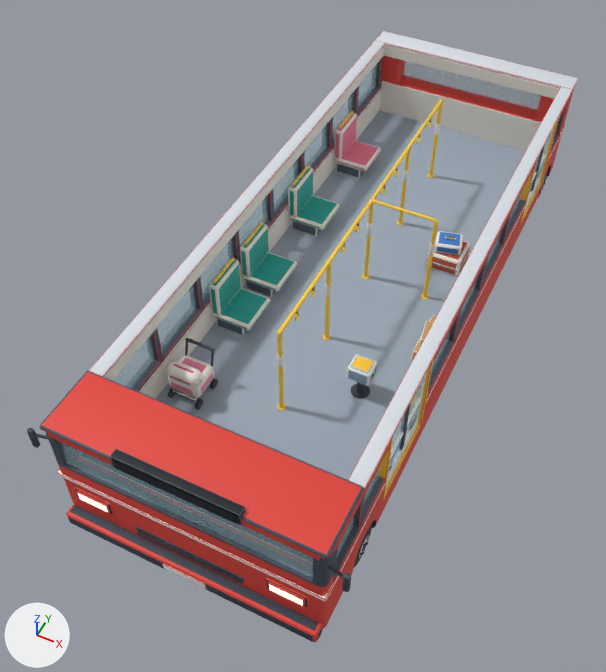
A saved change to the glTF model public/models/bus.glb.
Rendered twice from a 50 mm camera at (4.95, -13.15, 13.58) aimed at (-0.62, -2.0, -0.37). The axes (+X, +Y, +Z) are drawn at lower left. The lights are the same throughout. The picture after the commit comes second. Vertices at exactly the same position are counted once.

Objects in the first picture: 'bus_chassis', 'bus_far_upper', 'bus_interior', 'bus_lower', 'bus_near_upper', 'bus_nose_upper', 'bus_tail_upper', 'floor_surface', 'sign_front' and 6 more.
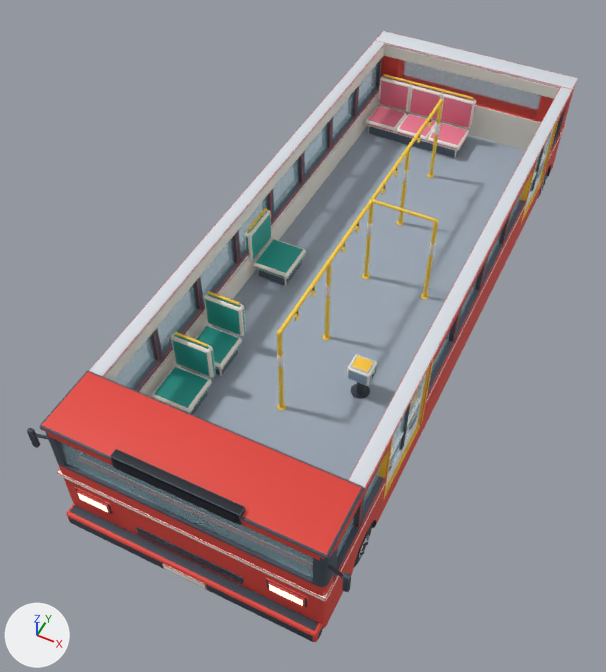
Boxes [x1, y1, x2, y2] around the edits, measured in the pictures (606 x 672 px; the box of a moved part takes in the faces that stretch with it):
'bus_interior', reshaped: before [79, 99, 471, 564]; after [79, 74, 476, 564]
part 1 of me_bus_interior, moved or reshaped: before [185, 338, 215, 351]; after [175, 332, 208, 347]
part 2 of me_bus_interior, moved or reshaped: before [213, 258, 235, 283]; after [207, 291, 240, 305]
part 3 of me_bus_interior, moved or reshaped: before [216, 318, 247, 335]; after [190, 390, 208, 415]
part 4 of me_bus_interior, moved or reshaped: before [214, 288, 270, 330]; after [151, 366, 212, 413]
part 5 of me_bus_interior, moved or reshaped: before [244, 222, 264, 246]; after [247, 208, 267, 231]
part 6 of me_bus_interior, moved or reshaped: before [246, 281, 276, 297]; after [215, 349, 238, 376]
part 7 of me_bus_interior, moved or reshaped: before [243, 252, 297, 291]; after [195, 325, 242, 370]
part 8 of me_bus_interior, moved or reshaped: before [292, 221, 321, 236]; after [258, 260, 302, 286]
part 9 of me_bus_interior, moved or reshaped: before [290, 196, 340, 230]; after [253, 239, 306, 279]
part 10 of me_bus_interior, moved or reshaped: before [240, 224, 269, 277]; after [244, 210, 271, 262]
part 11 of me_bus_interior, added (pink): after [365, 106, 469, 151]
part 12 of me_bus_interior, added (brown): after [378, 76, 476, 129]
part 13 of me_bus_interior, added: after [171, 333, 216, 378]
part 14 of me_bus_interior, added (cyan): after [204, 292, 246, 336]
part 15 of me_bus_interior, added (blue): after [368, 126, 464, 158]
part 16 of me_bus_interior, added: after [384, 74, 474, 99]
part 17 of me_bus_interior, deleted: before [167, 111, 471, 409]

The change, as a list of edits to the scene's bpy script:
```text
Change me_bus_interior:
    used by ob_bus_interior; location = (0.0, 0.0, 0.0)
    remove me_bus_interior.from_pydata(...)  # 5260 vertices, 10188 faces; spans x -2.38..2.38, y -7.45..4.29, z -0.01..2.3
    add me_bus_interior.from_pydata(...)  # 4804 vertices, 9364 faces; spans x -2.5..2.38, y -7.45..6.16, z -0.01..2.3
    me_bus_interior part 1: the loose piece of 16 vertices spanning x -2.12..-1.48, y -4.25..-4.18, z 0.98..1.05 is scaled about its middle by (1.13, 0.827, 0.863), then moved by (-0.05, -0.19, 0.32)
    me_bus_interior part 2: the loose piece of 16 vertices spanning x -2.28..-2.22, y -2.85..-2.05, z 1.31..1.37 is turned 90 degrees about the z axis through its middle and scaled by 0.903, then moved by (0.4, -0.71, 0.0)
    me_bus_interior part 3: the loose piece of 56 vertices spanning x -2.3..-1.62, y -2.87..-2.03, z 0.0..0.3 is scaled about its middle by (1.09, 0.877, 1), then moved by (0.11, -2.5, 0.0)
    me_bus_interior part 4: the loose piece of 96 vertices spanning x -2.32..-1.42, y -2.94..-1.96, z 0.3..0.46 is scaled about its middle by (1, 0.912, 1.01), then moved by (0.02, -2.5, 0.0)
    me_bus_interior part 5: the loose piece of 16 vertices spanning x -2.28..-2.22, y -1.55..-0.75, z 1.31..1.37 is moved by (-0.16, 0.45, 0.0)
    me_bus_interior part 6: the loose piece of 56 vertices spanning x -2.3..-1.62, y -1.57..-0.73, z 0.0..0.3 is scaled about its middle by (1.09, 0.877, 1), then moved by (0.11, -2.55, 0.0)
    me_bus_interior part 7: the loose piece of 96 vertices spanning x -2.32..-1.42, y -1.64..-0.66, z 0.3..0.46 is scaled about its middle by (1, 0.912, 1), then moved by (0.02, -2.55, 0.0)
    me_bus_interior part 8: the loose piece of 56 vertices spanning x -2.3..-1.62, y 0.73..1.57, z 0.0..0.3 is scaled about its middle by (1.09, 1, 1), then moved by (0.09, -1.85, 0.0)
    me_bus_interior part 9: the loose piece of 96 vertices spanning x -2.32..-1.42, y 0.66..1.64, z 0.3..0.46 is moved by (0.0, -1.85, 0.0)
    me_bus_interior part 10: the loose piece of 96 vertices spanning x -2.36..-2.14, y -1.64..-0.66, z 0.44..1.28 is scaled about its middle by (0.759, 1.02, 1), then moved by (-0.16, 0.45, 0.0)
    me_bus_interior part 11: a new loose piece of 280 vertices spanning x -2.3..0.4, y 5.1..5.98, z 0.3..0.46, in mat_vc
    me_bus_interior part 12: a new loose piece of 280 vertices spanning x -2.3..0.4, y 5.98..6.16, z 0.44..1.28, in mat_vc
    me_bus_interior part 13: a new loose piece of 96 vertices spanning x -2.3..-1.4, y -4.5..-4.32, z 0.44..1.28, in mat_vc
    me_bus_interior part 14: a new loose piece of 96 vertices spanning x -2.3..-1.4, y -3.25..-3.07, z 0.44..1.28, in mat_vc
    me_bus_interior part 15: a new loose piece of 56 vertices spanning x -2.22..0.32, y 5.18..5.9, z 0.0..0.3, in mat_vc
    me_bus_interior part 16: a new loose piece of 16 vertices spanning x -2.21..0.31, y 6.04..6.1, z 1.31..1.37, in mat_vc
    me_bus_interior part 17: 24 loose pieces with 1280 vertices, spanning x -2.36..2.34, y -5.05..4.19, z 0.0..1.37, are deleted
```
